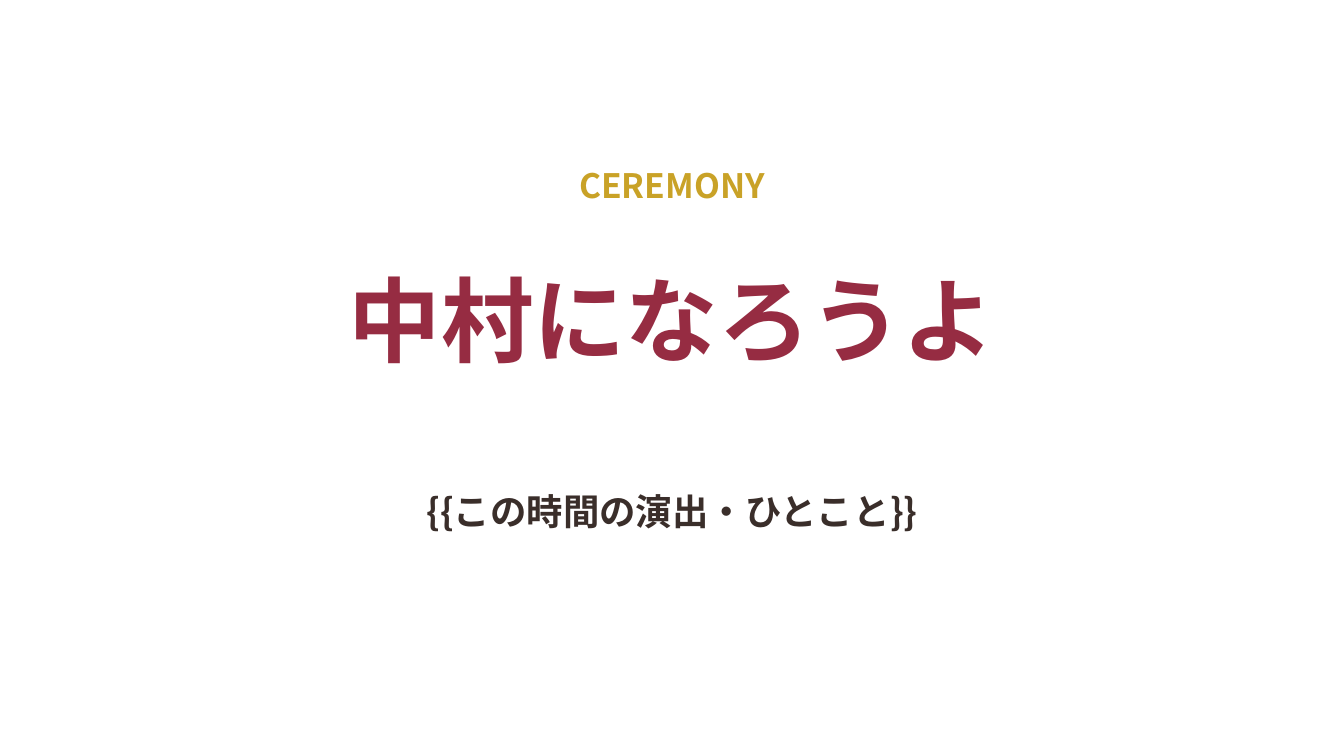
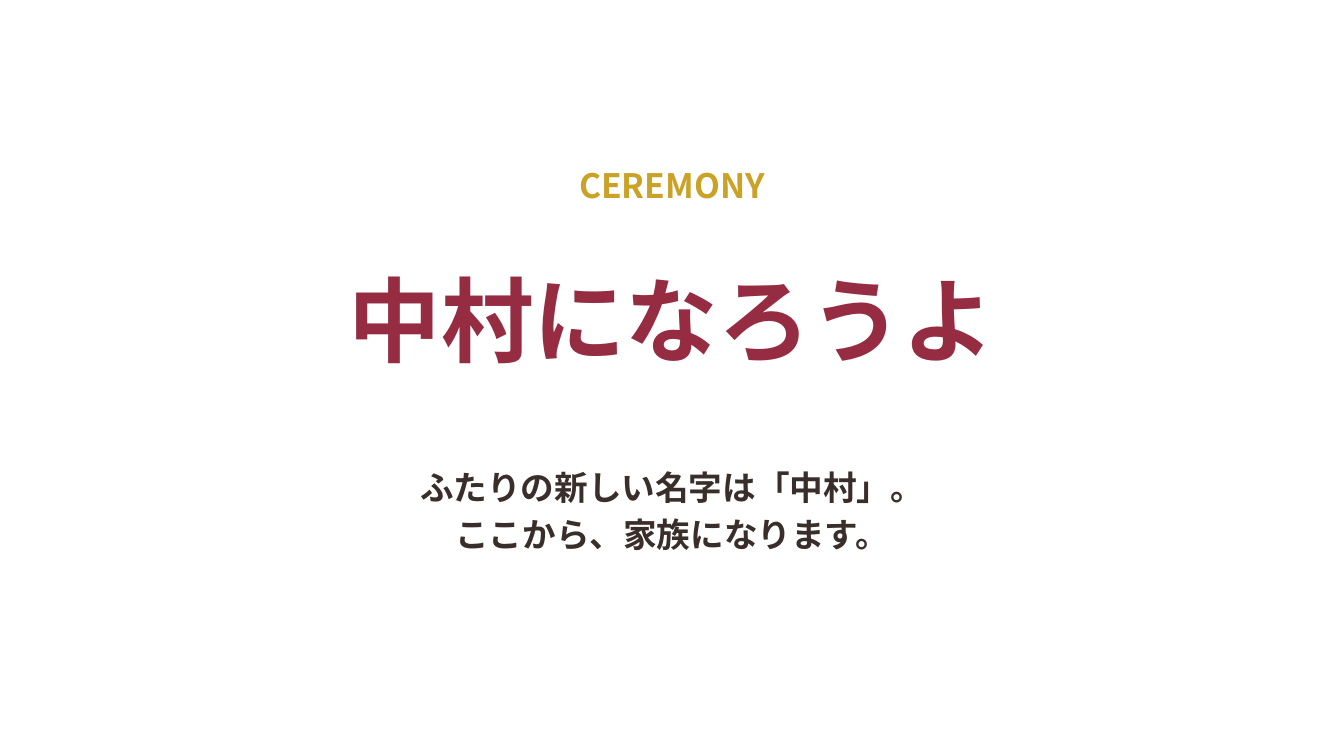
Before and after one commit to st01ohn03-coder/simple-alarm, a slide deck: slide 39 of wedding-deck/build/結婚式_2択クイズ＆ビンゴ.pptx (slide 34 before the commit). Drawn at 1344x756 pixels with LibreOffice and Linux fonts; fonts in the diff are those of the drawing; background and template pictures are left out. Boxes give left, top, right and bottom in pixels: in the first picture for what was removed or moved away, otherwise in the second. Text is boxed around its words. In the diff, an @@ line names an element or a change of style, - is before the commit and + after.

```diff
--- a/wedding-deck/build/結婚式_2択クイズ＆ビンゴ.pptx
+++ b/wedding-deck/build/結婚式_2択クイズ＆ビンゴ.pptx
@@ text at bbox=[420, 471, 924, 550]: text changed; size 26 to 24 pt @@
-{{この時間の演出・ひとこと}}
+ふたりの新しい名字は「中村」。
+ここから、家族になります。
```
Also in this commit, not shown: 11 other slides changed, 6 slides added, 5 other files.
